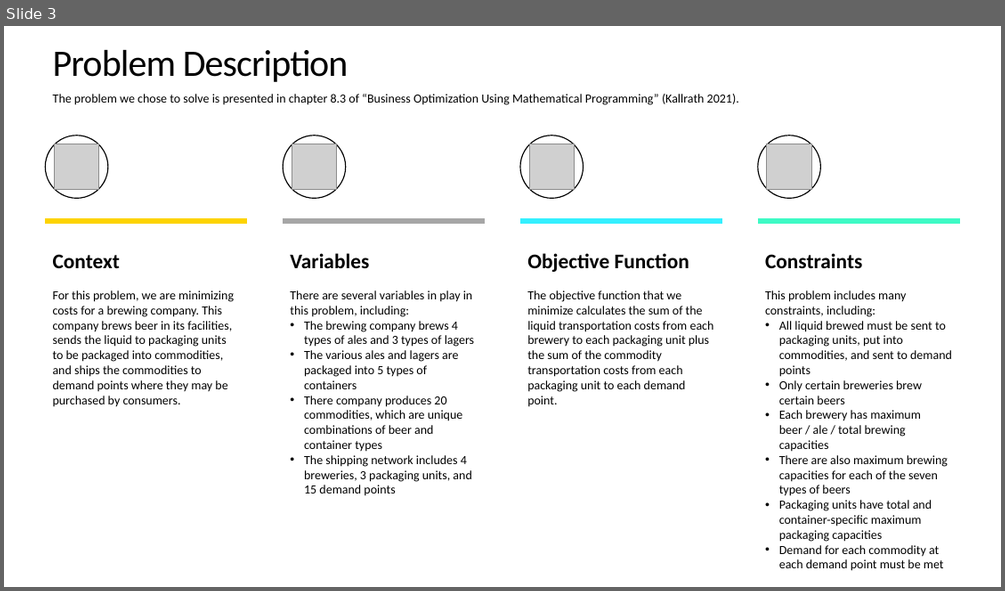
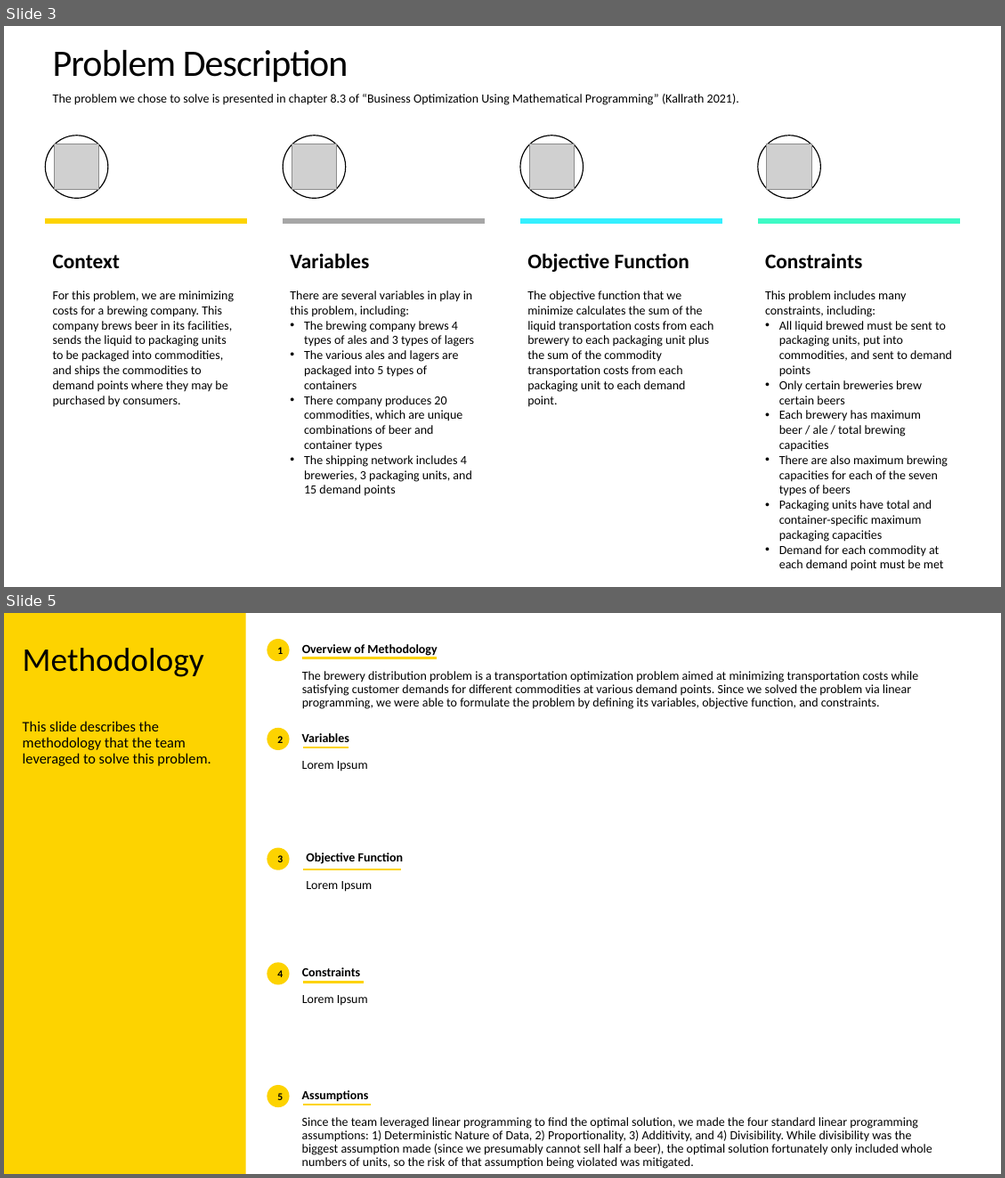
Before and after one commit to Steve-Desilets/MSDS-460-Term-Project, a slide deck: Final Project Presentation.pptx. Shown one above the other, each under a label of ours: slide 3 before the commit, slides 3 and 5 after it; the slides between them are not shown. The pictures are 1005x591 and 1005x1178 pixels, drawn with LibreOffice and Linux fonts; fonts in the diff are those of the drawing; grey boxes stand for pictures. Boxes give left, top, right and bottom in pixels: in the first picture for what was removed or moved away, otherwise in the second. Text is boxed around its words. In the diff, an @@ line names an element or a change of style, - is before the commit and + after.

```diff
--- a/Final Project Presentation.pptx
+++ b/Final Project Presentation.pptx
@@ slide 5 added at <box>4,613,1001,1174</box>, background #FFFFFF @@
@@ rectangle added at <box>4,613,245,1174</box>, fill #FDD300 @@
@@ ellipse added at <box>267,639,290,662</box>, fill #FDD300, 10 pt, text #000000, bold @@
+1
@@ text added at <box>23,648,204,677</box>, 32 pt, text #000000 @@
+Methodology
@@ line added from (301, 657) to (437, 657), #FDD300 2.25 pt @@
@@ title added at <box>302,644,919,709</box>, 12 pt, text #000000 @@
+Overview of Methodology
+The brewery distribution problem is a transportation optimization problem aimed at minimizing transportation costs while satisfying customer demands for different commodities at various demand points. Since we solved the problem via linear programming, we were able to formulate the problem by defining its variables, objective function, and constraints.
@@ text added at <box>23,721,210,766</box>, 14 pt, text #000000 @@
+This slide describes the methodology that the team leveraged to solve this problem.
@@ ellipse added at <box>267,728,290,750</box>, fill #FDD300, 10 pt, text #000000, bold @@
+2
@@ text added at <box>302,733,368,771</box>, 12 pt, text #000000 @@
+Variables
+Lorem Ipsum
@@ line added from (303, 747) to (348, 747), #FDD300 2.25 pt @@
@@ ellipse added at <box>267,848,290,870</box>, fill #FDD300, 10 pt, text #000000, bold @@
+3
@@ text added at <box>306,852,403,892</box>, 12 pt, text #000000, bold @@
+Objective Function
+Lorem Ipsum
@@ line added from (303, 869) to (400, 869), #FDD300 2.25 pt @@
@@ ellipse added at <box>267,962,290,985</box>, fill #FDD300, 10 pt, text #000000, bold @@
+4
@@ text added at <box>302,967,368,1005</box>, 12 pt, text #000000, bold @@
+Constraints
+Lorem Ipsum
@@ line added from (303, 981) to (363, 981), #FDD300 2.25 pt @@
@@ ellipse added at <box>267,1085,290,1107</box>, fill #FDD300, 10 pt, text #000000, bold @@
+5
@@ text added at <box>302,1090,932,1168</box>, 12 pt, text #000000 @@
+Assumptions
+Since the team leveraged linear programming to find the optimal solution, we made the four standard linear programming assumptions: 1) Deterministic Nature of Data, 2) Proportionality, 3) Additivity, and 4) Divisibility. While divisibility was the biggest assumption made (since we presumably cannot sell half a beer), the optimal solution fortunately only included whole numbers of units, so the risk of that assumption being violated was mitigated.
@@ line added from (303, 1104) to (371, 1104), #FDD300 2.25 pt @@
```
Also in this commit, not shown: 1 slide changed, 4 other slides added.
